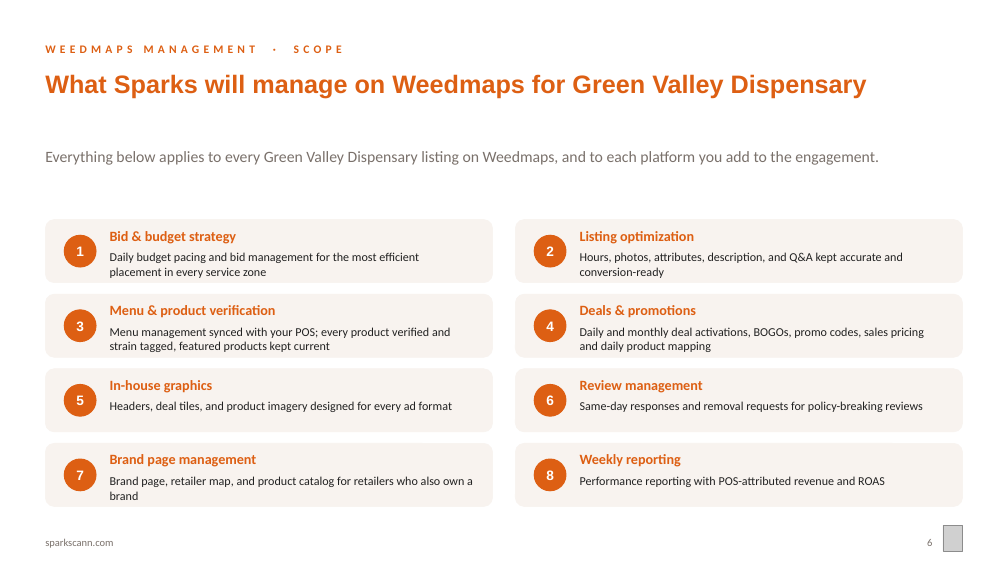
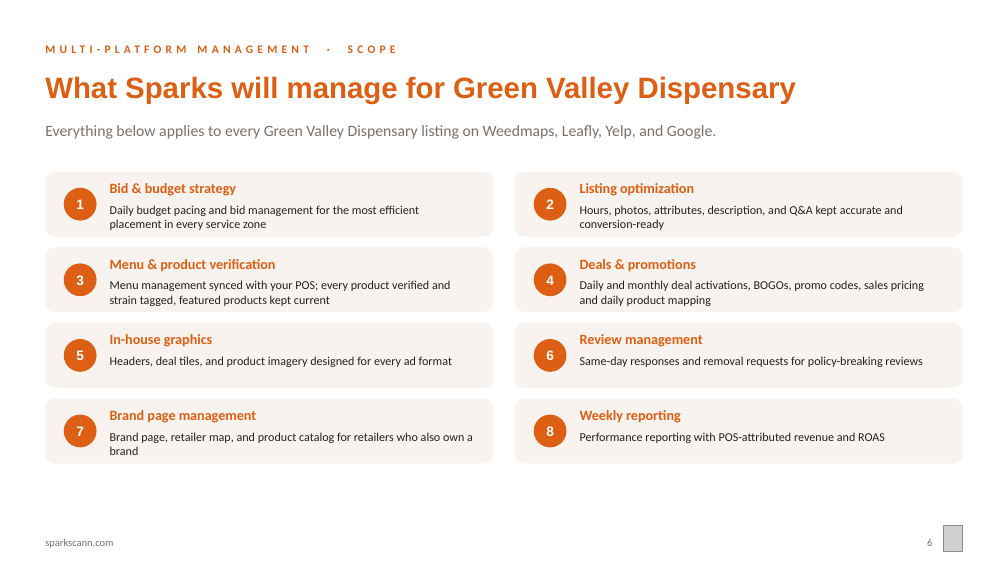
Before and after one commit to sparksmanagement/pitchdeckspecialist, a slide deck: slide 6 of decks/Sparks-x-example-green-valley.pptx. Drawn at 1008x567 pixels with LibreOffice and Linux fonts; fonts in the diff are those of the drawing; grey boxes stand for pictures. Boxes give left, top, right and bottom in pixels: in the first picture for what was removed or moved away, otherwise in the second. Text is boxed around its words. In the diff, an @@ line names an element or a change of style, - is before the commit and + after.

```diff
--- a/decks/Sparks-x-example-green-valley.pptx
+++ b/decks/Sparks-x-example-green-valley.pptx
@@ text at [45,45,396,53]: text changed @@
-WEEDMAPS MANAGEMENT · SCOPE
+MULTI-PLATFORM MANAGEMENT · SCOPE
@@ text at [45,76,796,104]: text changed; size 24 to 28 pt @@
-What Sparks will manage on Weedmaps for Green Valley Dispensary
+What Sparks will manage for Green Valley Dispensary
@@ text at [45,125,716,139]: text changed @@
-Everything below applies to every Green Valley Dispensary listing on Weedmaps, and to each platform you add to the engagement.
+Everything below applies to every Green Valley Dispensary listing on Weedmaps, Leafly, Yelp, and Google.
@@ proportions changed in 8 elements at [45,399,493,464], [516,399,963,464], [45,324,493,388], [516,324,963,388], [45,248,493,312], [516,248,963,312], [45,172,493,237], [516,172,963,237] @@
@@ 24 texts, 8 rounded rectangles, 8 ellipses: place and size @@
-24 texts, 8 rounded rectangles, 8 ellipses at [45,219,963,507]
+24 texts, 8 rounded rectangles, 8 ellipses at [45,172,963,464]
```
Also in this commit, not shown: 7 other slides changed, 1 other file.
